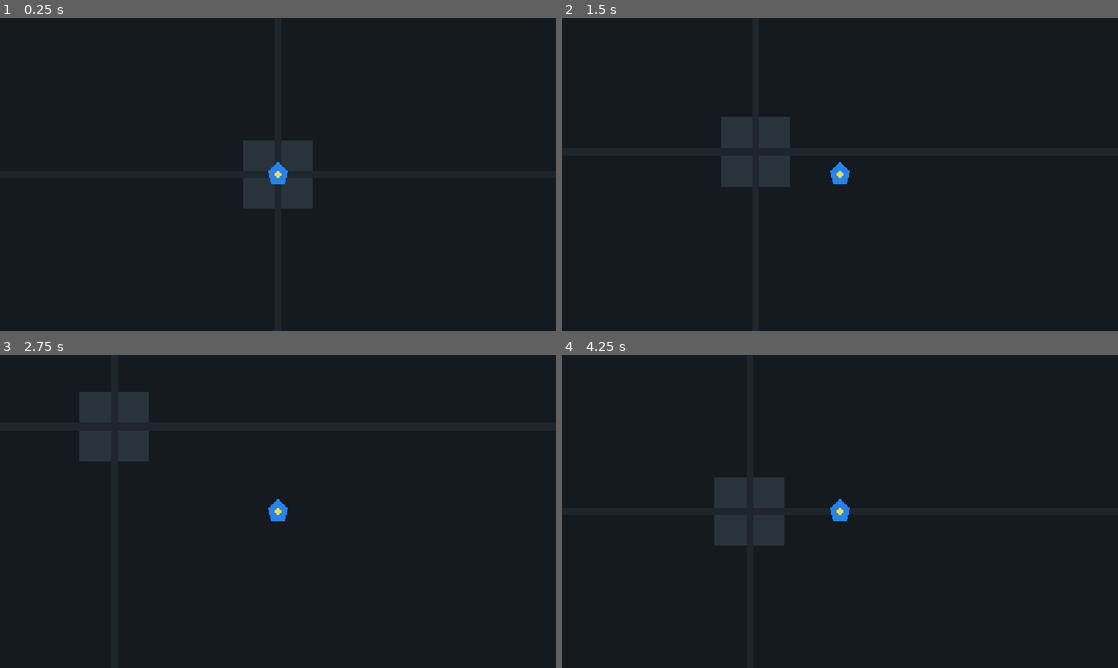
Above: before the commit, frames 1-4 (two rows, left to right).
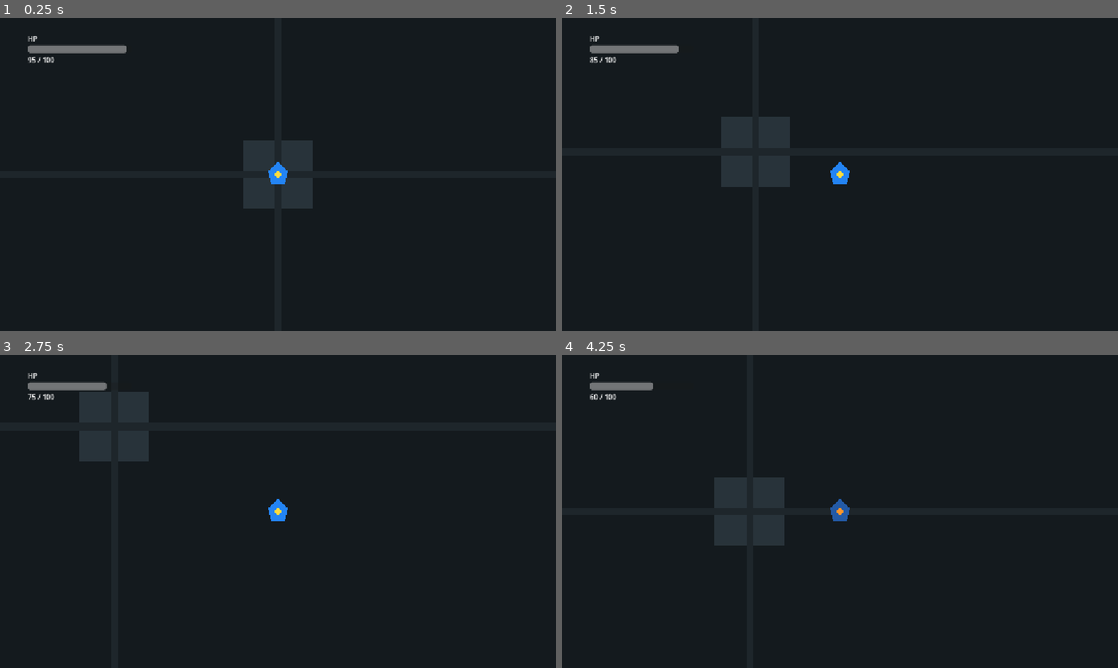
Above: after the commit, the same moments.

Repository: StanisRyz/SuperHeroes
Game: Godot game, scene res://scenes/main/Main.tscn
Same seed, same stepped clock (60 frames per second), same inputs: the game is played once before the commit and once after it.
Inputs:
- Up to frame 1 (0.25 s): no input
- Up to frame 2 (1.5 s): tap Enter at 0.5 s; hold D (move_right) 0.53-1.28 s; hold S (move_down) from 1.28 s (still down)
- Up to frame 3 (2.75 s): release S (move_down) at 2.03 s; hold D (move_right) from 2.03 s (still down)
- Up to frame 4 (4.25 s): release D (move_right) at 2.78 s; hold W (move_up) 2.78-3.53 s; hold Left (move_left) from 3.53 s (still down)

The runs differ from the first frame. In frame 1, 0.5% of the frame differs, in the area x 5-23%, y 5-15%; in frame 2, 0.5%; in frame 3, 0.4%; in frame 4, 0.5%, in the area x 5-52%, y 5-54%.

Commit message:
Add health UI and hit flash feedback.
Adds a simple player HP HUD, enemy health bars, and hit flash feedback when the player or enemies take damage. Updates README.md and Agents.md to reflect the current project state while keeping the patch focused on visual combat feedback without adding projectiles, XP, upgrades, active abilities, mobile controls, or Yandex SDK integration.

Diff:
--- a/scenes/enemies/Enemy.gd
+++ b/scenes/enemies/Enemy.gd
@@ -1,5 +1,6 @@
 extends CharacterBody2D
 
+signal health_changed(current_health: int, max_health: int)
 signal died(enemy: Node)
 
 @export var speed: float = 120.0
@@ -11,11 +12,16 @@
 var target: Node2D
 var _target_in_contact := false
 var _contact_damage_cooldown := 0.0
+var _hit_flash_tween: Tween
 
 @onready var contact_damage_area: Area2D = get_node_or_null("ContactDamageArea")
+@onready var health_bar: ProgressBar = get_node_or_null("HealthBar")
+@onready var body_visual: CanvasItem = get_node_or_null("Body")
+@onready var core_visual: CanvasItem = get_node_or_null("Core")
 
 func _ready() -> void:
 	current_health = max_health
+	_update_health_bar()
 
 	if contact_damage_area == null:
 		push_warning("Enemy could not find ContactDamageArea.")
@@ -49,7 +55,13 @@
 	if amount <= 0 or is_dead():
 		return
 
+	var previous_health := current_health
 	current_health = clampi(current_health - amount, 0, max_health)
+	if current_health != previous_health:
+		health_changed.emit(current_health, max_health)
+		_update_health_bar()
+		_play_hit_flash()
+
 	if current_health == 0:
 		die()
 
@@ -86,3 +98,45 @@
 func _on_contact_damage_area_body_exited(body: Node2D) -> void:
 	if body == target:
 		_target_in_contact = false
+
+
+func _update_health_bar() -> void:
+	if health_bar == null:
+		return
+
+	health_bar.max_value = max_health
+	health_bar.value = current_health
+	health_bar.visible = current_health < max_health
+
+
+func _play_hit_flash() -> void:
+	if _hit_flash_tween != null:
+		_hit_flash_tween.kill()
+
+	var visuals := _get_flash_visuals()
+	if visuals.is_empty():
+		return
+
+	for visual in visuals:
+		visual.modulate = Color(1.0, 1.0, 1.0, 1.0)
+
+	_hit_flash_tween = create_tween()
+	for visual in visuals:
+		_hit_flash_tween.parallel().tween_property(visual, "modulate", Color(1.0, 1.0, 1.0, 1.0), 0.04)
+	for visual in visuals:
+		_hit_flash_tween.parallel().tween_property(visual, "modulate", Color(1.0, 1.0, 1.0, 1.0), 0.08).from(Color(1.0, 0.75, 0.75, 1.0))
+	_hit_flash_tween.finished.connect(_reset_hit_flash)
+
+
+func _reset_hit_flash() -> void:
+	for visual in _get_flash_visuals():
+		visual.modulate = Color(1.0, 1.0, 1.0, 1.0)
+
+
+func _get_flash_visuals() -> Array[CanvasItem]:
+	var visuals: Array[CanvasItem] = []
+	if body_visual != null:
+		visuals.append(body_visual)
+	if core_visual != null:
+		visuals.append(core_visual)
+	return visuals
--- a/scenes/enemies/Enemy.tscn
+++ b/scenes/enemies/Enemy.tscn
@@ -26,3 +26,10 @@
 
 [node name="CollisionShape2D" type="CollisionShape2D" parent="ContactDamageArea"]
 shape = SubResource("CircleShape2D_contact_damage")
+
+[node name="HealthBar" type="ProgressBar" parent="."]
+offset_left = -22.0
+offset_top = -42.0
+offset_right = 22.0
+offset_bottom = -34.0
+show_percentage = false
--- a/scenes/game/Arena.gd
+++ b/scenes/game/Arena.gd
@@ -5,6 +5,7 @@
 @onready var player: Node = get_node_or_null("Player")
 @onready var enemy_container: Node = get_node_or_null("EnemyContainer")
 @onready var enemy_spawner: Node = get_node_or_null("EnemySpawner")
+@onready var hud: Node = get_node_or_null("GameHUD")
 
 func _ready() -> void:
 	var playable_rect := get_playable_rect()
@@ -23,6 +24,13 @@
 	else:
 		push_warning("Player does not implement set_camera_limits(rect).")
 
+	if hud == null:
+		push_warning("Arena could not find GameHUD node.")
+	elif hud.has_method("setup"):
+		hud.setup(player)
+	else:
+		push_warning("GameHUD does not implement setup(player).")
+
 	if enemy_container == null:
 		push_warning("Arena could not find EnemyContainer node for spawned enemies.")
 	elif enemy_spawner == null:
--- a/scenes/game/Arena.tscn
+++ b/scenes/game/Arena.tscn
@@ -1,8 +1,9 @@
-[gd_scene load_steps=4 format=3 uid="uid://arena_scene_superheroes"]
+[gd_scene load_steps=5 format=3 uid="uid://arena_scene_superheroes"]
 
 [ext_resource type="PackedScene" path="res://scenes/player/Player.tscn" id="1_player"]
 [ext_resource type="Script" path="res://scenes/game/Arena.gd" id="1_arena_script"]
 [ext_resource type="PackedScene" path="res://scenes/enemies/EnemySpawner.tscn" id="2_enemy_spawner"]
+[ext_resource type="PackedScene" path="res://scenes/ui/GameHUD.tscn" id="3_game_hud"]
 
 [node name="Arena" type="Node2D"]
 script = ExtResource("1_arena_script")
@@ -28,3 +29,5 @@
 [node name="EnemyContainer" type="Node" parent="."]
 
 [node name="EnemySpawner" parent="." instance=ExtResource("2_enemy_spawner")]
+
+[node name="GameHUD" parent="." instance=ExtResource("3_game_hud")]
--- a/scenes/player/Player.gd
+++ b/scenes/player/Player.gd
@@ -10,8 +10,11 @@
 var current_health: int
 var _playable_rect: Rect2
 var _has_playable_rect := false
+var _hit_flash_tween: Tween
 
 @onready var camera: Camera2D = $Camera2D
+@onready var body_visual: CanvasItem = get_node_or_null("Body")
+@onready var core_visual: CanvasItem = get_node_or_null("Core")
 
 func _ready() -> void:
 	current_health = max_health
@@ -33,6 +36,7 @@
 
 	if current_health != previous_health:
 		health_changed.emit(current_health, max_health)
+		_play_hit_flash()
 
 	if current_health == 0:
 		died.emit()
@@ -62,3 +66,36 @@
 		clampf(global_position.x, _playable_rect.position.x + bounds_margin, _playable_rect.end.x - bounds_margin),
 		clampf(global_position.y, _playable_rect.position.y + bounds_margin, _playable_rect.end.y - bounds_margin)
 	)
+
+
+func _play_hit_flash() -> void:
+	if _hit_flash_tween != null:
+		_hit_flash_tween.kill()
+
+	var visuals := _get_flash_visuals()
+	if visuals.is_empty():
+		return
+
+	for visual in visuals:
+		visual.modulate = Color(1.0, 1.0, 1.0, 1.0)
+
+	_hit_flash_tween = create_tween()
+	for visual in visuals:
+		_hit_flash_tween.parallel().tween_property(visual, "modulate", Color(1.0, 1.0, 1.0, 1.0), 0.04)
+	for visual in visuals:
+		_hit_flash_tween.parallel().tween_property(visual, "modulate", Color(1.0, 1.0, 1.0, 1.0), 0.08).from(Color(1.0, 0.45, 0.45, 1.0))
+	_hit_flash_tween.finished.connect(_reset_hit_flash)
+
+
+func _reset_hit_flash() -> void:
+	for visual in _get_flash_visuals():
+		visual.modulate = Color(1.0, 1.0, 1.0, 1.0)
+
+
+func _get_flash_visuals() -> Array[CanvasItem]:
+	var visuals: Array[CanvasItem] = []
+	if body_visual != null:
+		visuals.append(body_visual)
+	if core_visual != null:
+		visuals.append(core_visual)
+	return visuals
--- /dev/null
+++ b/scenes/ui/GameHUD.gd
@@ -0,0 +1,33 @@
+extends CanvasLayer
+
+var player: Node
+
+@onready var health_bar: ProgressBar = get_node_or_null("Root/HealthPanel/PlayerHealthBar")
+@onready var health_label: Label = get_node_or_null("Root/HealthPanel/PlayerHealthLabel")
+
+func setup(new_player: Node) -> void:
+	player = new_player
+
+	if player == null:
+		push_warning("GameHUD setup called without a player.")
+		return
+
+	var current_health = player.get("current_health")
+	var max_health = player.get("max_health")
+	if current_health == null or max_health == null:
+		push_warning("GameHUD player is missing current_health or max_health.")
+		return
+
+	_update_player_health(int(current_health), int(max_health))
+
+	if player.has_signal("health_changed") and not player.health_changed.is_connected(_update_player_health):
+		player.health_changed.connect(_update_player_health)
+
+
+func _update_player_health(current_health: int, max_health: int) -> void:
+	if health_bar != null:
+		health_bar.max_value = max_health
+		health_bar.value = current_health
+
+	if health_label != null:
+		health_label.text = "%d / %d" % [current_health, max_health]
--- /dev/null
+++ b/scenes/ui/GameHUD.tscn
@@ -0,0 +1,34 @@
+[gd_scene load_steps=2 format=3 uid="uid://game_hud_scene_superheroes"]
+
+[ext_resource type="Script" path="res://scenes/ui/GameHUD.gd" id="1_game_hud_script"]
+
+[node name="GameHUD" type="CanvasLayer"]
+script = ExtResource("1_game_hud_script")
+
+[node name="Root" type="Control" parent="."]
+layout_mode = 3
+anchors_preset = 15
+anchor_right = 1.0
+anchor_bottom = 1.0
+grow_horizontal = 2
+grow_vertical = 2
+
+[node name="HealthPanel" type="VBoxContainer" parent="Root"]
+layout_mode = 0
+offset_left = 64.0
+offset_top = 36.0
+offset_right = 304.0
+offset_bottom = 92.0
+
+[node name="PlayerHealthTitle" type="Label" parent="Root/HealthPanel"]
+layout_mode = 2
+text = "HP"
+
+[node name="PlayerHealthBar" type="ProgressBar" parent="Root/HealthPanel"]
+custom_minimum_size = Vector2(240, 18)
+layout_mode = 2
+show_percentage = false
+
+[node name="PlayerHealthLabel" type="Label" parent="Root/HealthPanel"]
+layout_mode = 2
+text = "100 / 100"
Not shown, added: scenes/ui/GameHUD.gd.uid
Not shown, changed: Agents.md
Not shown, changed: README.md
